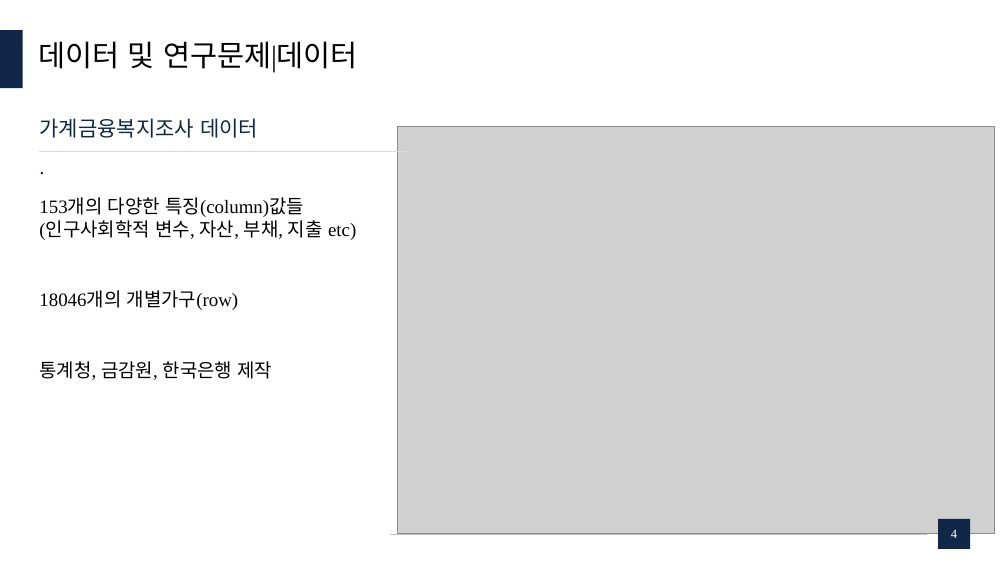
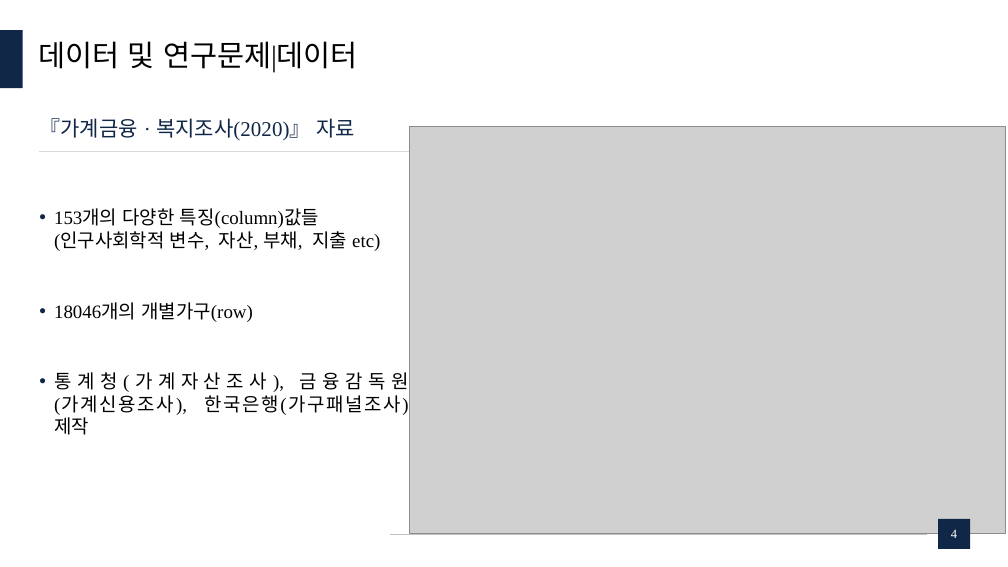
Before and after one commit to dudungE/Competition, a slide deck: slide 4 of ppt/부실가계분류모델에 관한 연구.pptx. Drawn at 1008x567 pixels with LibreOffice and Linux fonts; fonts in the diff are those of the drawing; grey boxes stand for pictures. Boxes give left, top, right and bottom in pixels: in the first picture for what was removed or moved away, otherwise in the second. Text is boxed around its words. In the diff, an @@ line names an element or a change of style, - is before the commit and + after.

```diff
--- a/ppt/부실가계분류모델에 관한 연구.pptx
+++ b/ppt/부실가계분류모델에 관한 연구.pptx
@@ text at (39, 118, 355, 141): text changed @@
-가계금융복지조사 데이터
-.
+『가계금융 · 복지조사(2020)』 자료
@@ picture: place and size @@
-picture at (398, 127, 994, 535)
+picture at (409, 127, 1006, 535)
@@ text "153개의 다양한 특징(column)값들(인구사회학적 변수, 자산, ...": place and size @@
-text "153개의 다양한 특징(column)값들(인구사회학적 변수, 자산, ..." at (39, 197, 356, 380)
+text "153개의 다양한 특징(column)값들(인구사회학적 변수, 자산, ..." at (54, 208, 408, 435)
@@ text at (54, 208, 380, 322): bullet none to • @@
@@ text at (54, 372, 408, 435): text changed @@
-통계청, 금감원, 한국은행 제작
+• 통계청(가계자산조사),1금융감독원(가계신용조사), 1한국은행(가구패널조사) 제작
```
Also in this commit, not shown: 19 other slides changed, 7 slides added, 2 slides removed, 2 other files.
